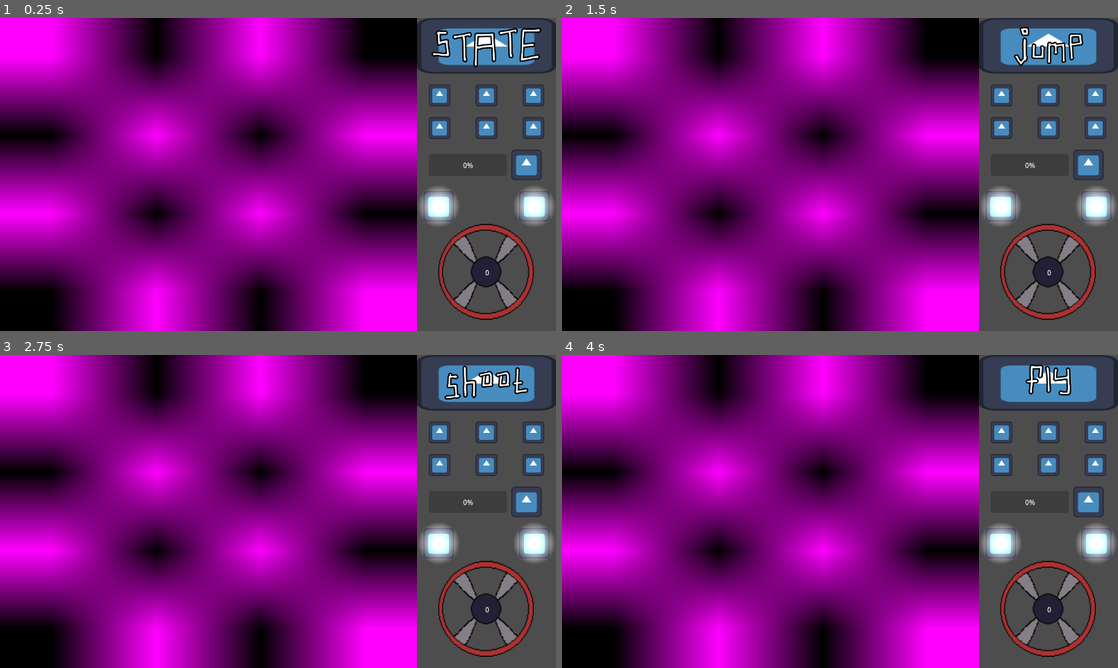
Above: before the commit, frames 1-4 (two rows, left to right).
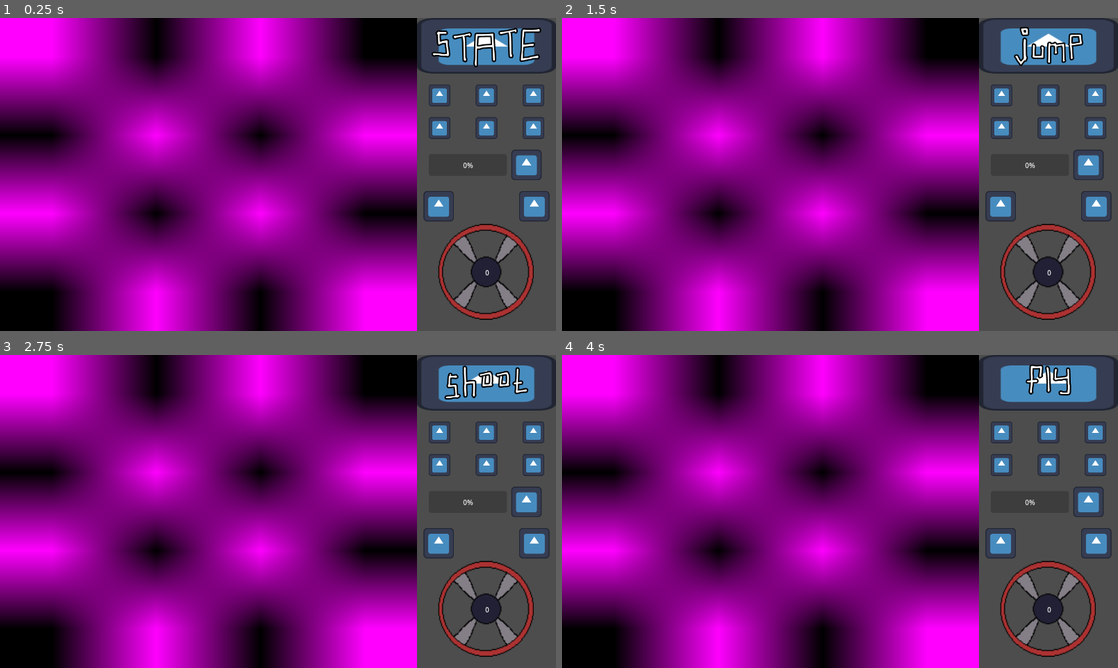
Above: after the commit, the same moments.

Repository: Isaac-Salas/SpinJam2026
Game: Godot game, scene res://scenes/Test.tscn
The game is run twice, just before and just after one commit, with the same random seed, the same clock (stepped at 60 frames per second) and the same inputs. The engine's default icon, where the game draws it, is replaced by a stand-in: a white triangle on a blue panel in a dark square.
Inputs (mouse positions are in pixels of both pictures, inside the frame that each line leads up to):
- Up to frame 1 (0.25 s): no input
- Up to frame 2 (1.5 s): click (1001, 96) at 0.5 s; click (1051, 96) at 1.25 s
- Up to frame 3 (2.75 s): click (533, 433) at 2 s
- Up to frame 4 (4 s): click (1001, 464) at 2.75 s; click (1051, 464) at 3.5 s

The runs differ from the first frame. In frame 1, 1.3% of the frame differs, in the area x 75-100%, y 54-67%; in frame 2, 1.3%; in frame 3, 1.3%; in frame 4, 1.3%.

Commit message:
Wheel might be better?

Diff:
--- a/scenes/Test.tscn
+++ b/scenes/Test.tscn
@@ -198,6 +198,7 @@
 stretch_mode = 5
 
 [node name="Light" type="TextureRect" parent="WheelView/Buttons&Indicators/Indicators/Left_Up" unique_id=1430900198]
+visible = false
 material = SubResource("CanvasItemMaterial_qca6q")
 custom_minimum_size = Vector2(100, 100)
 layout_mode = 1
@@ -224,6 +225,7 @@
 stretch_mode = 5
 
 [node name="Light" type="TextureRect" parent="WheelView/Buttons&Indicators/Indicators/RightDown" unique_id=112796042]
+visible = false
 material = SubResource("CanvasItemMaterial_qca6q")
 custom_minimum_size = Vector2(100, 100)
 layout_mode = 1
--- a/scripts/RotatorTest.gd
+++ b/scripts/RotatorTest.gd
@@ -31,8 +31,8 @@
 			if add_rotations:
 				_add_rotations()
 
-signal rotation_side_change(side)
-signal rotation_count_changed(count)
+signal rotation_side_change(side : String)
+signal rotation_count_changed(count : int)
 
 func _ready() -> void:
 
@@ -41,6 +41,7 @@
 func _input(event: InputEvent) -> void:
 	if event.is_action_pressed("left_click"):
 		is_dragging = true
+
 	elif event.is_action_released("left_click"):
 		rotating_side = ""
 		is_dragging = false
@@ -48,11 +49,12 @@
 		start_rotating = false
 		wheel.reparent(rotador)
 		_reset_all()
-	if is_dragging and mouse_click:
-		#area_2d.look_at(get_global_mouse_position())
-		start_rotating = true
-		wheel.reparent(area_2d)
-		_check_turn_side()
+	if event is InputEventMouseMotion:
+		if is_dragging and mouse_click:
+			#area_2d.look_at(get_global_mouse_position())
+			start_rotating = true
+			wheel.reparent(area_2d)
+			_check_turn_side()
 
 
 func _process(delta: float) -> void:
@@ -78,14 +80,16 @@
 	if event.is_action_pressed("left_click"):
 		mouse_click = true
 
+
 func _check_turn_side():
+	previous_rotation_mouse = rad_to_deg(wheel.get_angle_to(get_global_mouse_position()))
 	var current_rotation = wheel.global_rotation_degrees
 	# Calculate difference, handling wrap-around at 360/0
 	var diff = fmod(current_rotation - previous_rotation_mouse + 540.0, 360.0) - 180.0
 	if diff > 0:
+		rotating_side = "left"
+	elif diff < 0:
 		rotating_side = "right"
-	elif diff < 0:
-		rotating_side = "left"
 	previous_rotation_mouse = current_rotation
 
 func _check_rotations():
--- a/scripts/wheel_view.gd
+++ b/scripts/wheel_view.gd
@@ -10,6 +10,8 @@
 @onready var grapple: TextureButton = $"Buttons&Indicators/ButtonsRow2/Grapple"
 @onready var energy: ProgressBar = $"Buttons&Indicators/Bar&Button/Energy"
 @onready var activate: TextureButton = $"Buttons&Indicators/Bar&Button/Activate"
+@onready var light_left_up: TextureRect = $"Buttons&Indicators/Indicators/Left_Up/Light"
+@onready var light_right_down: TextureRect = $"Buttons&Indicators/Indicators/RightDown/Light"
 
 var current_state : String:
 	set(value):
@@ -26,6 +28,7 @@
 	aim.pressed.connect(_on_state_button_press.bind("aim"))
 	fly.pressed.connect(_on_state_button_press.bind("fly"))
 	grapple.pressed.connect(_on_state_button_press.bind("grapple"))
+	rotator.rotation_side_change.connect(update_side_indicator)
 
 
 
@@ -35,3 +38,15 @@
 func update_screen(text : String):
 	screen_text.text = "[wave amp=50.0 freq=2.0 connected=0]"
 	screen_text.text += text
+
+func update_side_indicator(side : String):
+	if side != "":
+		if side == "left":
+			light_left_up.visible = true
+			light_right_down.visible = false
+		elif side == "right":
+			light_right_down.visible = true
+			light_left_up.visible = false
+	else:
+		light_left_up.visible = false
+		light_right_down.visible = false
Binary file removed: assets/spinamo/Arm.png
Not shown, removed: assets/spinamo/Arm.png.import
Binary file removed: assets/spinamo/Head.png
Not shown, removed: assets/spinamo/Head.png.import
Binary file removed: assets/spinamo/Leg.png
Not shown, removed: assets/spinamo/Leg.png.import
Binary file removed: assets/spinamo/Torso.png
Not shown, removed: assets/spinamo/Torso.png.import
